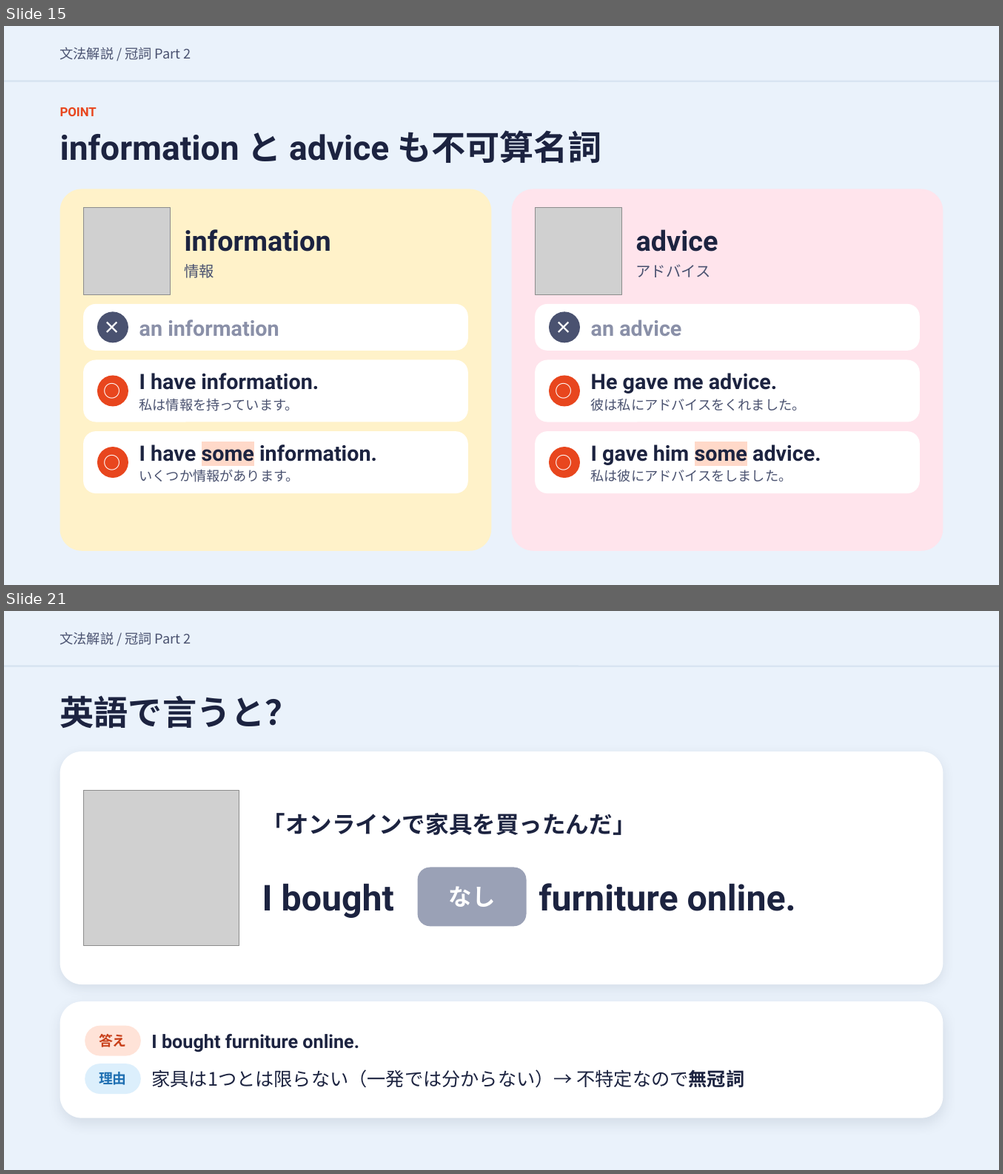
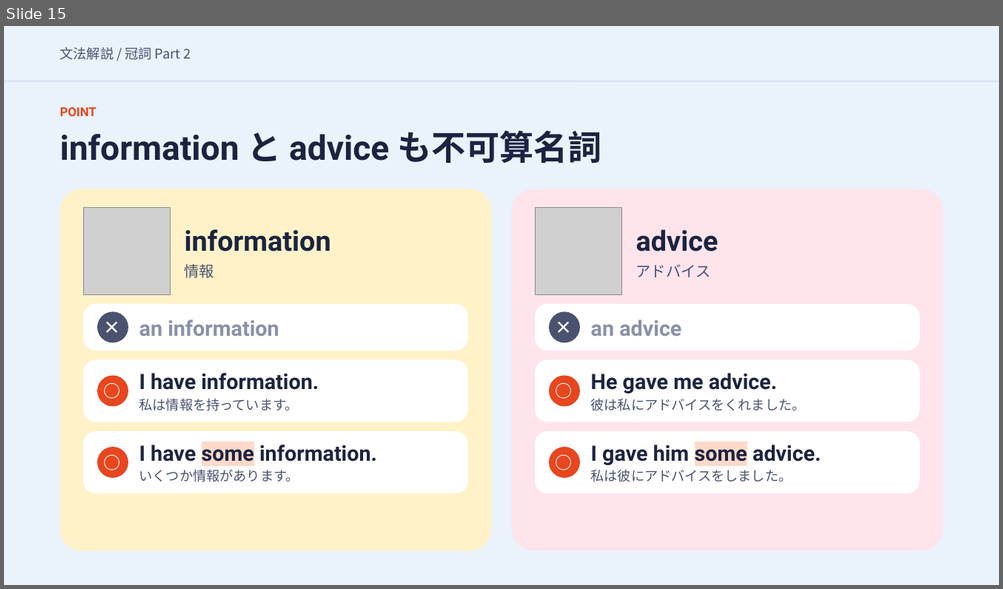
Before and after one commit to hinakajisaki-dev/hina-english, a slide deck: matome/articles-2/articles-2-slides.pptx. Shown one above the other, each under a label of ours: slides 15 and 21 before the commit, slide 15 after it; the slides between them are not shown. The pictures are 1003x1174 and 1003x589 pixels, drawn with LibreOffice and Linux fonts; fonts in the diff are those of the drawing; grey boxes stand for pictures. Boxes give left, top, right and bottom in pixels: in the first picture for what was removed or moved away, otherwise in the second. Text is boxed around its words. In the diff, an @@ line names an element or a change of style, - is before the commit and + after.

```diff
--- a/matome/articles-2/articles-2-slides.pptx
+++ b/matome/articles-2/articles-2-slides.pptx
@@ slide 21 removed at (4,611,999,1170), background #EAF2FB @@
@@ text removed at (60,632,191,645) @@
-文法解説 / 冠詞 Part 2
@@ line removed from (4, 667) to (999, 667) @@
@@ text removed at (60,695,299,728) @@
-英語で言うと？
@@ rounded rectangle removed at (60,752,942,985) @@
@@ picture removed at (83,791,239,946) @@
@@ text removed at (262,813,636,835) @@
-「オンラインで家具を買ったんだ」
@@ rounded rectangle removed at (418,868,526,926) @@
@@ text removed at (262,883,394,918) @@
-I bought
@@ text removed at (449,886,495,907) @@
-なし
@@ text removed at (538,883,796,911) @@
-furniture online.
@@ rounded rectangle removed at (60,1002,942,1119) @@
@@ rounded rectangle removed at (85,1026,141,1056) @@
@@ text removed at (99,1034,127,1048) @@
-答え
@@ text removed at (151,1034,359,1053) @@
-I bought furniture online.
@@ rounded rectangle removed at (85,1064,141,1094) @@
@@ text removed at (99,1072,127,1085) @@
-理由
@@ text removed at (151,1070,744,1088) @@
-家具は1つとは限らない（一発では分からない）→ 不特定なので無冠詞
```
Also in this commit, not shown: 13 slides changed, 11 other slides removed, 12 other files.
